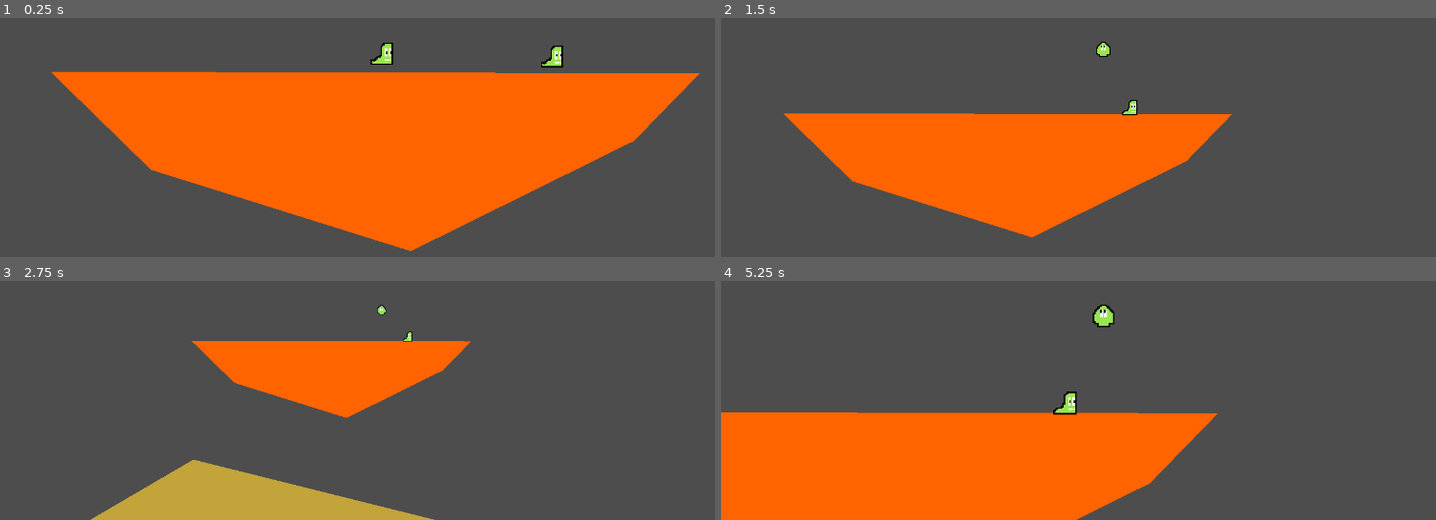
Above: before the commit, frames 1-4 (two rows, left to right).
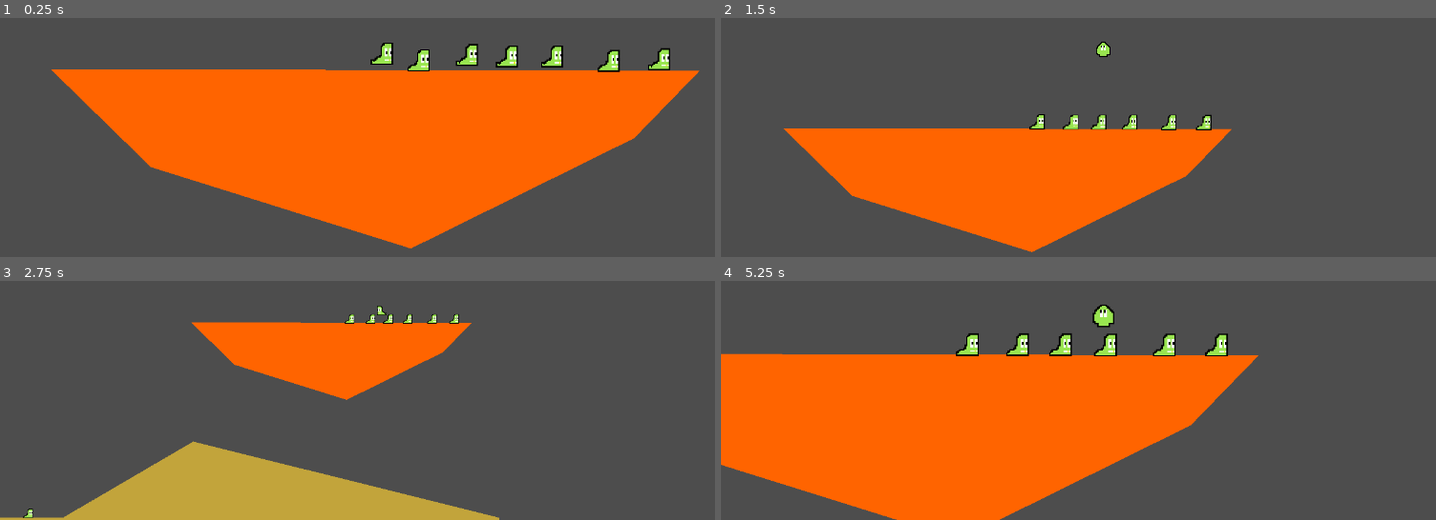
Above: after the commit, the same moments.

Repository: WilliamOFDavis/slugs_2d
Game: Godot game, scene res://Scenes/levels/level.tscn
The game is run twice, just before and just after one commit, with the same random seed, the same clock (stepped at 60 frames per second) and the same inputs.
Inputs (mouse positions are in pixels of both pictures, inside the frame that each line leads up to):
- Up to frame 1 (0.25 s): no input
- Up to frame 2 (1.5 s): move the mouse to (1271, 20) at 0.52 s; hold D (move_right) from 0.53 s (still down); tap Space (jump) at 0.6, 0.77, 1.07 s; click (1271, 20) at 0.67 s; move the mouse to (949, 63) at 1.27 s; right-click (949, 63) at 1.35 s
- Up to frame 3 (2.75 s): tap Space (jump) at 1.52, 1.55, 1.82, 2.3 s; move the mouse to (outside the picture) at 2.02 s; release D (move_right) at 2.03 s; hold A (move_left) from 2.03 s (still down); tap R (switch_weapon) at 2.1 s
- Up to frame 4 (5.25 s): move the mouse to (1064, 390) at 2.77 s; release A (move_left) at 2.78 s; hold D (move_right) 2.78-4.28 s; tap Space (jump) at 2.85, 3.02, 3.32, 3.77, 3.8, 4.07, 4.52, 4.55, 4.82, 5.1 s; click (1064, 390) at 2.92 s; move the mouse to (1328, 369) at 3.52 s; right-click (1328, 369) at 3.6 s; move the mouse to (outside the picture) at 4.27 s; hold A (move_left) 4.28-5.03 s; tap R (switch_weapon) at 4.35 s; move the mouse to (1142, 304) at 5.02 s; hold D (move_right) from 5.03 s (still down); click (1142, 304) at 5.17 s

The runs differ from the first frame. In frame 1, 3.1% of the frame differs, in the area x 7-98%, y 10-98%; in frame 2, 7.9%; in frame 3, 10%; in frame 4, 25%, in the area x 0-76%, y 21-100%.

Commit message:
started adding team system

Diff:
--- a/Resources/green_inventory.tres
+++ b/Resources/green_inventory.tres
@@ -1,12 +1,13 @@
-[gd_resource type="Resource" script_class="Inventory" load_steps=6 format=3 uid="uid://dh0csmytbue0y"]
+[gd_resource type="Resource" script_class="Inventory" load_steps=7 format=3 uid="uid://dh0csmytbue0y"]
 
 [ext_resource type="Script" uid="uid://bb1rxy30vmqei" path="res://Resources/inventory.gd" id="1_1xcnw"]
 [ext_resource type="Script" uid="uid://cevpbeit5hhbl" path="res://Resources/weapon.gd" id="2_yvmwt"]
 [ext_resource type="Resource" uid="uid://dffauuu27g6ln" path="res://Resources/rocket_launcher.tres" id="3_yvmwt"]
 [ext_resource type="Resource" uid="uid://c7bs1kdhaulv8" path="res://Resources/ak47.tres" id="4_ou56e"]
 [ext_resource type="Resource" uid="uid://b2ojymojs5i30" path="res://Resources/grenade.tres" id="5_vlisp"]
+[ext_resource type="Resource" uid="uid://d0ip6q2w6y0me" path="res://Resources/pistol.tres" id="6_wd4dp"]
 
 [resource]
 script = ExtResource("1_1xcnw")
-weapons = Array[ExtResource("2_yvmwt")]([ExtResource("3_yvmwt"), ExtResource("4_ou56e"), ExtResource("5_vlisp")])
+weapons = Array[ExtResource("2_yvmwt")]([ExtResource("3_yvmwt"), ExtResource("4_ou56e"), ExtResource("5_vlisp"), ExtResource("5_vlisp"), ExtResource("3_yvmwt"), ExtResource("4_ou56e"), ExtResource("6_wd4dp")])
 metadata/_custom_type_script = "uid://bb1rxy30vmqei"
--- /dev/null
+++ b/Resources/pistol.tres
@@ -0,0 +1,18 @@
+[gd_resource type="Resource" script_class="Weapon" load_steps=4 format=3 uid="uid://d0ip6q2w6y0me"]
+
+[ext_resource type="PackedScene" uid="uid://bqruip8wnsvuw" path="res://Scenes/projectiles/grenade.tscn" id="1_56pew"]
+[ext_resource type="Script" uid="uid://cevpbeit5hhbl" path="res://Resources/weapon.gd" id="1_tkhkc"]
+[ext_resource type="Texture2D" uid="uid://cgtoex6mms835" path="res://Graphics/bomb.png" id="3_yvly7"]
+
+[resource]
+script = ExtResource("1_tkhkc")
+name = "pistol"
+weapon_texture = ExtResource("3_yvly7")
+projectile = ExtResource("1_56pew")
+projectile_count = 1
+projectile_release_delay = 0.0
+projectile_x_spread = 0.0
+aiming_method = 0
+weapon_type = 0
+max_ammo = 3
+metadata/_custom_type_script = "uid://cevpbeit5hhbl"
--- a/Scenes/levels/level.tscn
+++ b/Scenes/levels/level.tscn
@@ -31,6 +31,21 @@
 [node name="Slug" parent="Slugs" instance=ExtResource("3_d6e32")]
 position = Vector2(1105, -705)
 
+[node name="Slug7" parent="Slugs" instance=ExtResource("3_d6e32")]
+position = Vector2(1158, -691)
+
+[node name="Slug8" parent="Slugs" instance=ExtResource("3_d6e32")]
+position = Vector2(1506, -697)
+
+[node name="Slug9" parent="Slugs" instance=ExtResource("3_d6e32")]
+position = Vector2(1228, -703)
+
+[node name="Slug10" parent="Slugs" instance=ExtResource("3_d6e32")]
+position = Vector2(1286, -701)
+
+[node name="Slug11" parent="Slugs" instance=ExtResource("3_d6e32")]
+position = Vector2(1433, -685)
+
 [node name="Slug3" parent="Slugs" instance=ExtResource("3_d6e32")]
 position = Vector2(79, -151)
 
--- a/Scenes/projectiles/bullet.tscn
+++ b/Scenes/projectiles/bullet.tscn
@@ -5,7 +5,7 @@
 [ext_resource type="PackedScene" uid="uid://dpunkf387mlng" path="res://components/explosion_radius_component.tscn" id="3_p8wnb"]
 
 [sub_resource type="RectangleShape2D" id="RectangleShape2D_abbnw"]
-size = Vector2(2, 2)
+size = Vector2(16, 16)
 
 [node name="Bullet" type="Node2D"]
 script = ExtResource("1_3eg0b")
--- a/Scenes/slugs/slug.gd
+++ b/Scenes/slugs/slug.gd
@@ -58,6 +58,7 @@
 
 func hit(damage:int = 0, knockback_direction: Vector2 = Vector2.ZERO):
 	health -= damage
+	velocity_component.knock_back(knockback_direction)
 
 func death() -> void:
 	position = Vector2(0,-1000)
--- a/Scenes/slugs/slug.tscn
+++ b/Scenes/slugs/slug.tscn
@@ -163,6 +163,7 @@
 scale = Vector2(2, 2)
 sprite_frames = SubResource("SpriteFrames_kq1qn")
 animation = &"in_air"
+frame = 11
 frame_progress = 1.0
 speed_scale = 2.0
 
--- a/components/explosion_radius_component.gd
+++ b/components/explosion_radius_component.gd
@@ -29,5 +29,5 @@
 			if body is TerrainPiece:
 				body.terrain_explosion(explosion_radius)
 			elif body is Slug:
-				var direction_to_body: Vector2 = ( get_parent().global_position - body.global_position).normalized()
+				var direction_to_body: Vector2 = ( body.global_position -  get_parent().global_position).normalized()
 				body.hit(damage, direction_to_body)
--- a/components/input_component.gd
+++ b/components/input_component.gd
@@ -1,7 +1,7 @@
 extends Node2D
 
 @export var velocity_component: VelocityComponent
-@export var jump_impulse: float = -200.0
+@export var jump_impulse: float = -300.0
 @export var sprite: AnimatedSprite2D
 @export var weapon_sprite: Sprite2D
 @export var camera: Camera2D
--- a/components/velocity_component.gd
+++ b/components/velocity_component.gd
@@ -7,13 +7,14 @@
 @export var slug_state_machine: StateMachine
 @export var sprite: Node2D
 @export var speed: float = 200.0
-@export var gravity: float = 150.0
+@export var gravity: float = 300.0
 @export var velocity: Vector2
 @export var direction: Vector2 = Vector2.ZERO
 
-var knockback_force: float = 300.0
+var knockback_target: Vector2
+var knockback_force: float = 2000.0
 var knockback_velocity: Vector2
-var knockback_decay: float = 0.15
+var knockback_decay: float = 0.3
 
 func set_x_direction(axis: float) -> void:
 	direction.x = axis
@@ -42,18 +43,20 @@
 		else:
 			velocity.y = 0.0
 
-	if knockback_velocity.length() > 5:
+	if knockback_velocity.length() > 50:
 		velocity = knockback_velocity
 
 	knockback_velocity = knockback_velocity.lerp(Vector2.ZERO, knockback_decay)
 
 	if velocity.x > 0:
 		print("Velocity: ", velocity, " Knockback: ", knockback_velocity)
+	if direction.x == 0.0:
+		velocity.x = lerp(velocity.x, 0.0, 0.1)
 
 func knock_back(knockback_direction: Vector2) -> void:
 	if knockback_direction.length() > 0:
 		knockback_direction = knockback_direction.normalized()
-
+	#knockback_direction.y = min(knockback_direction.y, -0.3)
 	knockback_velocity = knockback_direction * knockback_force
 
 func cancel_knock_back() -> void:
